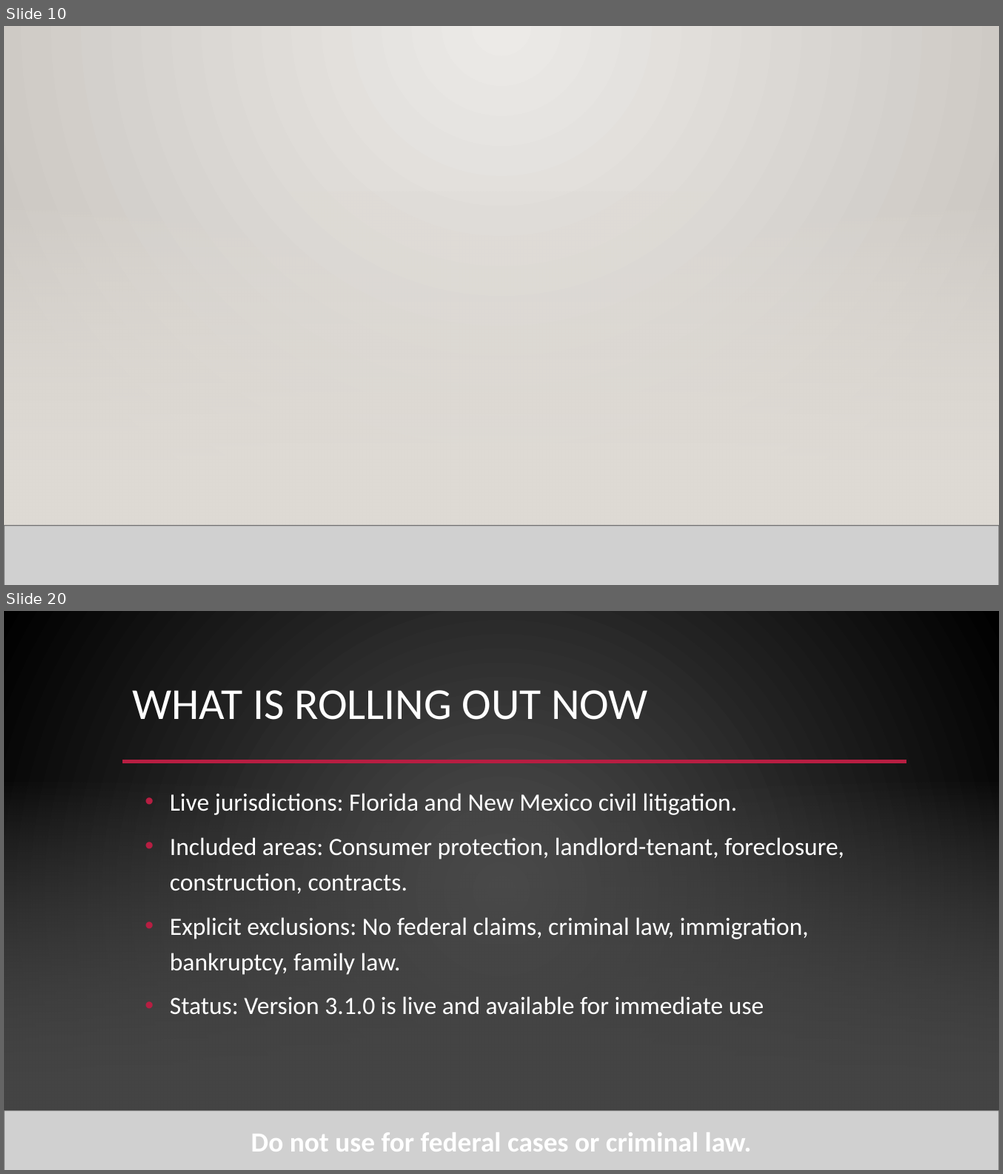
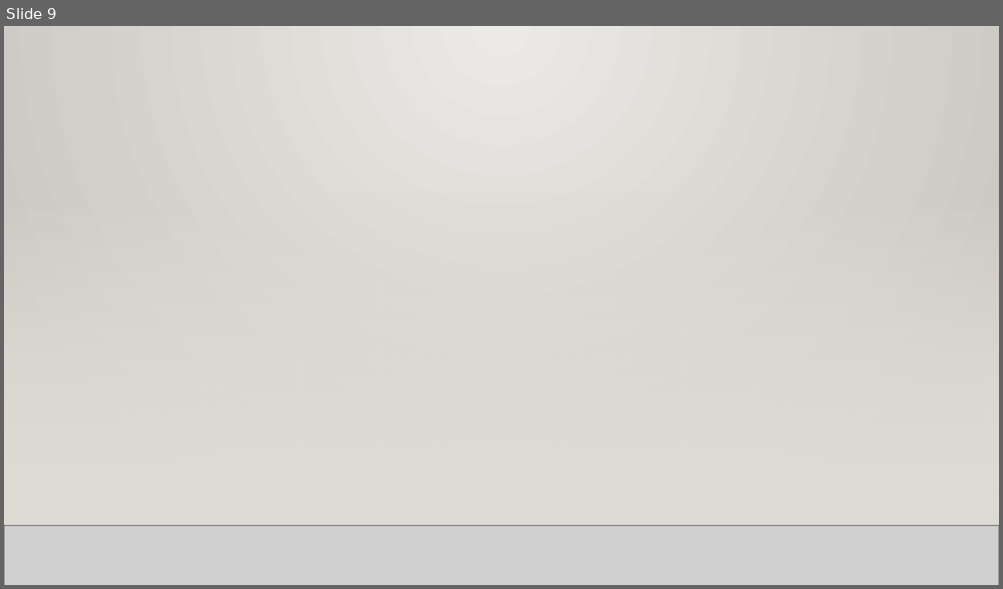
Before and after one commit to wisdom1456/Finding_Email, a slide deck: presentation/harvey_ai_attorney_adoption.pptx. Shown one above the other, each under a label of ours: slides 10 and 20 before the commit, slide 9 after it; the slides between them are not shown. The pictures are 1003x1174 and 1003x589 pixels, drawn with LibreOffice and Linux fonts; fonts in the diff are those of the drawing; grey boxes stand for pictures; background and template pictures are left out. Boxes give left, top, right and bottom in pixels: in the first picture for what was removed or moved away, otherwise in the second. Text is boxed around its words. In the diff, an @@ line names an element or a change of style, - is before the commit and + after.

```diff
--- a/presentation/harvey_ai_attorney_adoption.pptx
+++ b/presentation/harvey_ai_attorney_adoption.pptx
@@ slide 20 removed at [4,611,999,1170], background gradient #505050 to #000000; not listed: 1 template element that a slide beside it also shows @@
@@ text removed at [132,690,648,720] @@
-WHAT IS ROLLING OUT NOW
@@ line removed from (122, 761) to (906, 761) @@
@@ rectangle removed at [4,776,999,1111] @@
@@ rectangle removed at [4,776,999,1111] @@
@@ text removed at [170,793,844,1015] @@
-• Live jurisdictions: Florida and New Mexico civil litigation.
-• Included areas: Consumer protection, landlord-tenant, foreclosure, construction, contracts.
-• Explicit exclusions: No federal claims, criminal law, immigration, bankruptcy, family law.
-• Status: Version 3.1.0 is live and available for immediate use
@@ picture removed at [4,1111,999,1170] @@
@@ line removed from (4, 1111) to (999, 1111) @@
@@ text removed at [251,1133,751,1152] @@
-Do not use for federal cases or criminal law.
@@ what was slide 10 is now slide 9 @@
```
Also in this commit, not shown: 13 slides changed, 9 slides added, 1 other slide removed, 53 other files.
